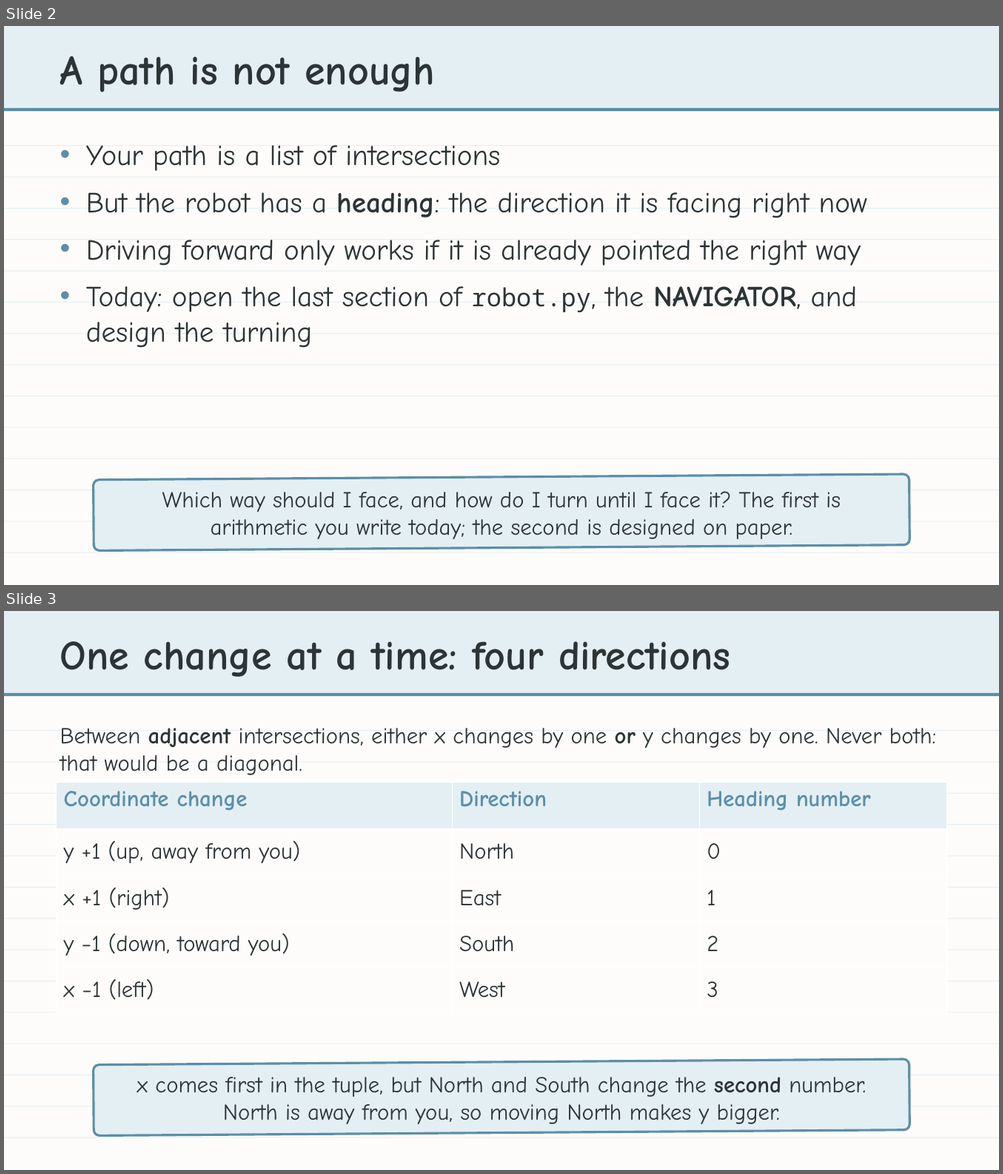
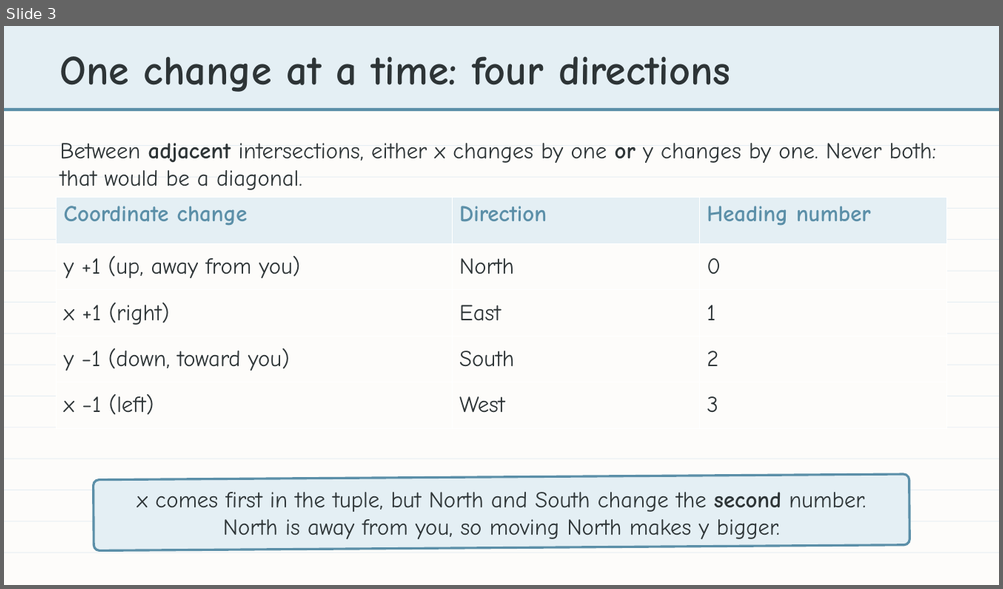
Before and after one commit to bradamiller/LearningPython, a slide deck: static/slides/module-04-manhattan/module-4-lesson-06-the-challenge-of-turning.pptx. Shown one above the other, each under a label of ours: slides 2 and 3 before the commit, slide 3 after it. The pictures are 1003x1174 and 1003x589 pixels, drawn with LibreOffice and Linux fonts; fonts in the diff are those of the drawing. Boxes give left, top, right and bottom in pixels: in the first picture for what was removed or moved away, otherwise in the second. Text is boxed around its words. In the diff, an @@ line names an element or a change of style, - is before the commit and + after.

```diff
--- a/static/slides/module-04-manhattan/module-4-lesson-06-the-challenge-of-turning.pptx
+++ b/static/slides/module-04-manhattan/module-4-lesson-06-the-challenge-of-turning.pptx
@@ slide 2 removed at (4,26,999,585), background #FDFCFA @@
@@ rectangle removed at (4,26,999,108) @@
@@ text removed at (60,56,435,92) @@
-A path is not enough
@@ rectangle removed at (4,108,999,111) @@
@@ rectangle removed at (4,145,999,146) @@
@@ text removed at (86,145,867,348) @@
-• Your path is a list of intersections
-• But the robot has a heading: the direction it is facing right now
-• Driving forward only works if it is already pointed the right way
-• Today: open the last section of robot.py, the NAVIGATOR, and design the turning
@@ rectangle removed at (4,177,999,178) @@
@@ rectangle removed at (4,208,999,209) @@
@@ rectangle removed at (4,239,999,240) @@
@@ rectangle removed at (4,271,999,272) @@
@@ rectangle removed at (4,302,999,303) @@
@@ rectangle removed at (4,333,999,334) @@
@@ rectangle removed at (4,365,999,366) @@
@@ rectangle removed at (4,396,999,397) @@
@@ rectangle removed at (4,427,999,428) @@
@@ rectangle removed at (4,459,999,460) @@
@@ rectangle removed at (4,490,999,491) @@
@@ rounded rectangle removed at (94,474,909,551) @@
@@ text removed at (162,491,840,540) @@
-Which way should I face, and how do I turn until I face it? The first is arithmetic you write today; the second is designed on paper.
@@ rectangle removed at (4,521,999,522) @@
@@ rectangle removed at (4,553,999,554) @@
```
Also in this commit, not shown: 2 slides changed, 5 other files.
